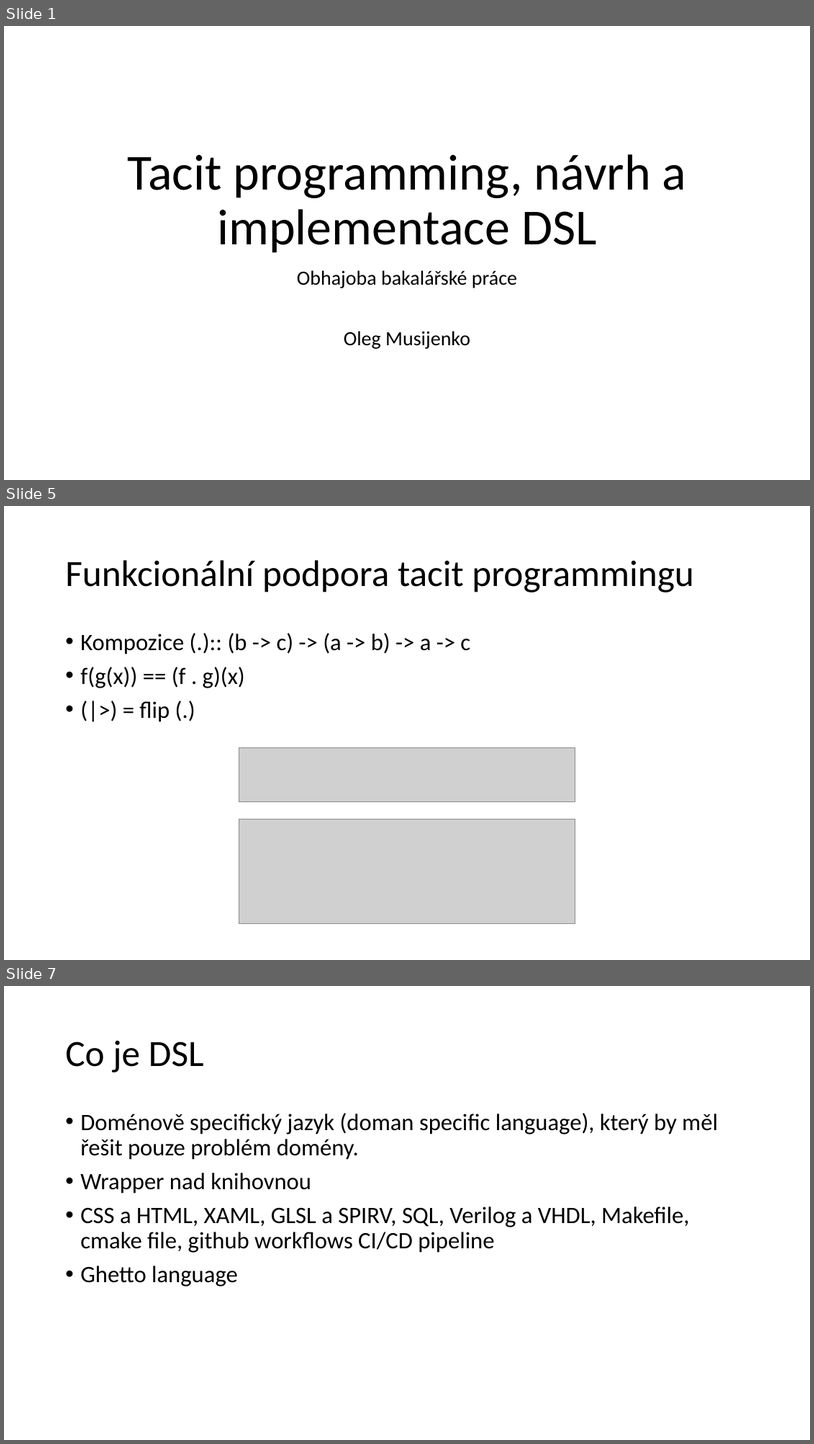
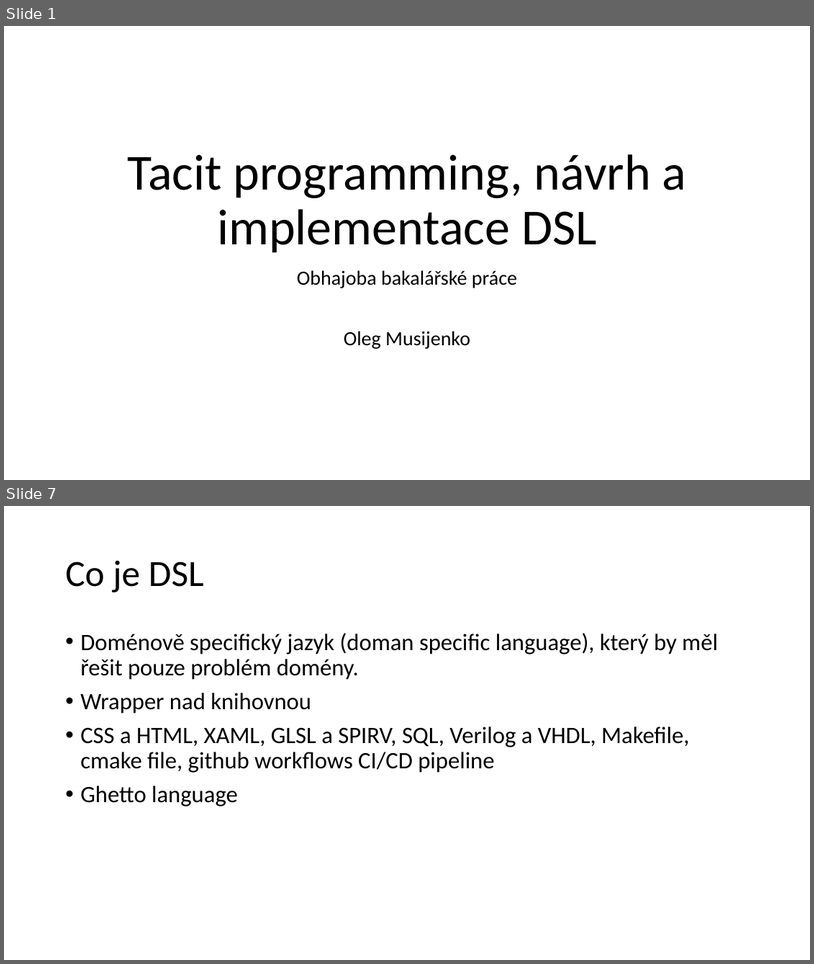
Before and after one commit to SturdyPose/Taskell-bachelor-thesis, a slide deck: TacitProgramming.pptx. Shown one above the other, each under a label of ours: slides 1, 5 and 7 before the commit, slides 1 and 7 after it; the slides between them are not shown. The pictures are 814x1444 and 814x964 pixels, drawn with LibreOffice and Linux fonts; fonts in the diff are those of the drawing; grey boxes stand for pictures. Boxes give left, top, right and bottom in pixels: in the first picture for what was removed or moved away, otherwise in the second. Text is boxed around its words. In the diff, an @@ line names an element or a change of style, - is before the commit and + after.

```diff
--- a/TacitProgramming.pptx
+++ b/TacitProgramming.pptx
@@ slide 5 removed at [4,506,810,960], background #FFFFFF @@
@@ title removed at [65,560,694,592] @@
-Funkcionální podpora tacit programmingu
@@ text removed at [80,633,471,722] @@
-• Kompozice (.):: (b -> c) -> (a -> b) -> a -> c
-• f(g(x)) == (f . g)(x)
-• (|>) = flip (.)
@@ picture removed at [239,747,576,802] @@
@@ picture removed at [239,818,576,924] @@
```
Also in this commit, not shown: 8 slides changed, 2 slides added, 3 other slides removed.
